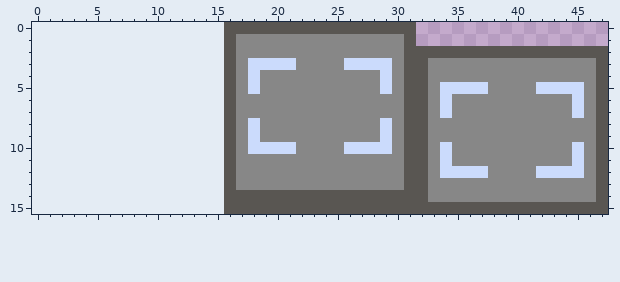
A pixel-art file gets an edit: SE2 Project/Assets/UI/Fullscreen button.aseprite. Above is the file before it was changed.
32x16 pixels, 1 frame. The old version is drawn lined up with the new one, on the new canvas.
And afterwards:
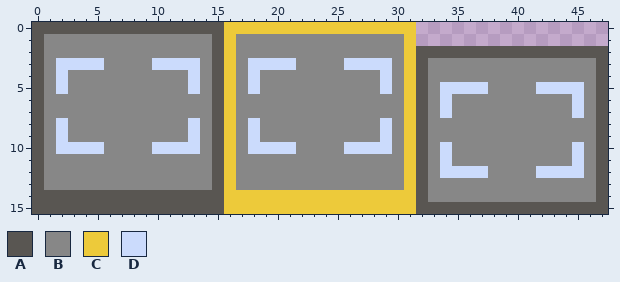
Palette (. is transparent): A #595652  B #878787  C #edca3a  D #cbdbfc
The edit:
canvas 32x16 -> 48x16, the old top-left corner now at 16,0
y 0: x 0..31 ................AAAAAAAAAAAAAAAA -> AAAAAAAAAAAAAAAACCCCCCCCCCCCCCCC
y 1..2: x 0..16 ................A -> ABBBBBBBBBBBBBBAC; x 31 A -> C
y 3: x 0..16 ................A -> ABDDDDBBBBDDDDBAC; x 31 A -> C
y 4..5: x 0..16 ................A -> ABDBBBBBBBBBBDBAC; x 31 A -> C
y 6..7: x 0..16 ................A -> ABBBBBBBBBBBBBBAC; x 31 A -> C
y 8..9: x 0..16 ................A -> ABDBBBBBBBBBBDBAC; x 31 A -> C
y 10: x 0..16 ................A -> ABDDDDBBBBDDDDBAC; x 31 A -> C
y 11..13: x 0..16 ................A -> ABBBBBBBBBBBBBBAC; x 31 A -> C
y 14..15: x 0..31 ................AAAAAAAAAAAAAAAA -> AAAAAAAAAAAAAAAACCCCCCCCCCCCCCCC
Where, in picture pixels (left, top, right, bottom), the same in both pictures:
changed: (32, 22, 416, 214)
